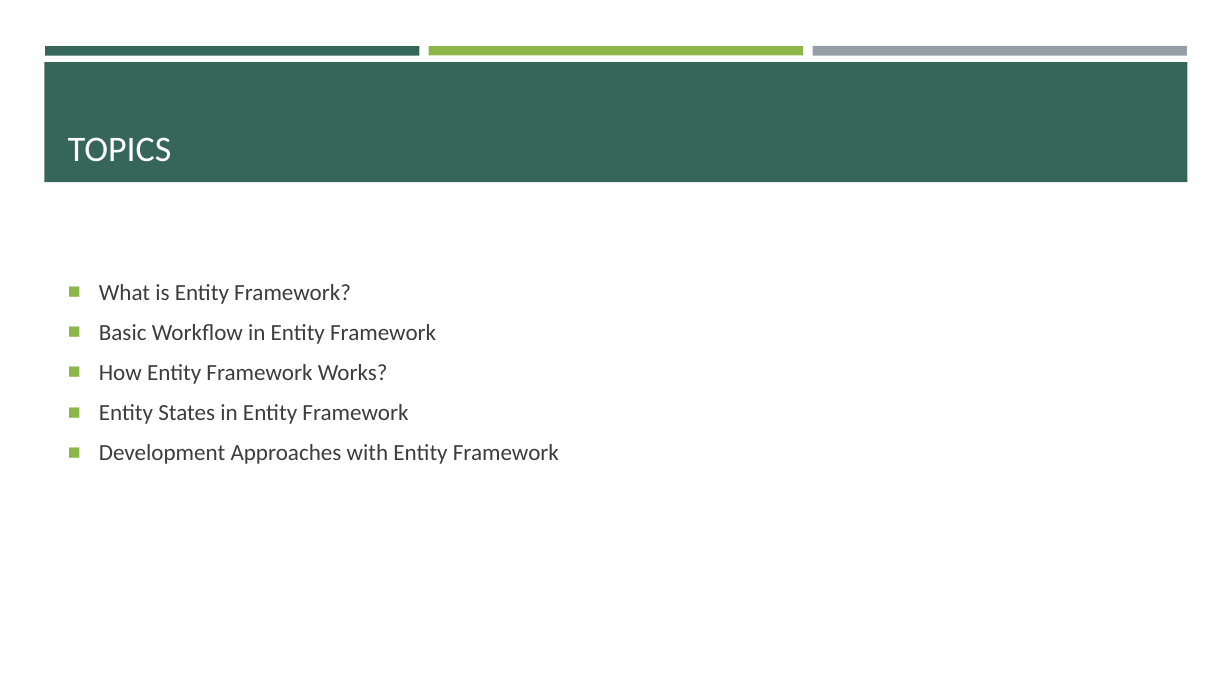
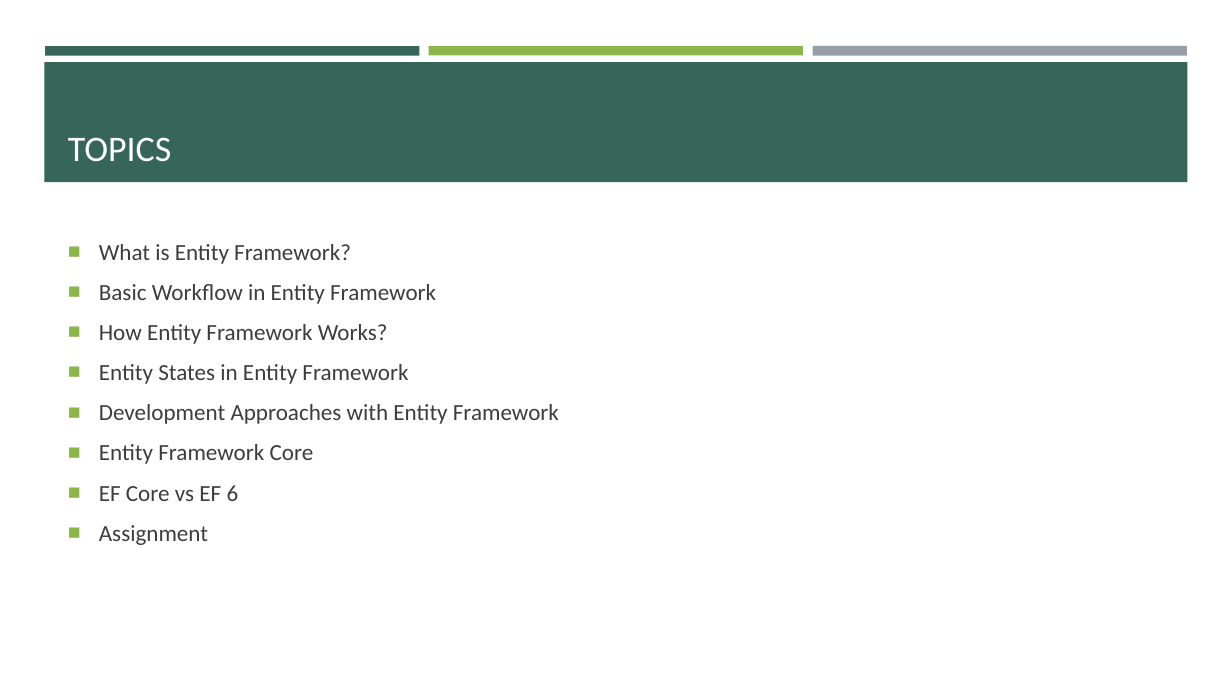
Before and after one commit to BunditSpace/Backend-Training, a slide deck: slide 2 of entity framework/Entity Framework.pptx. Drawn at 1232x693 pixels with LibreOffice and Linux fonts; fonts in the diff are those of the drawing. Boxes give left, top, right and bottom in pixels: in the first picture for what was removed or moved away, otherwise in the second. Text is boxed around its words. In the diff, an @@ line names an element or a change of style, - is before the commit and + after.

Commit message:
update entity framework content

```diff
--- a/entity framework/Entity Framework.pptx
+++ b/entity framework/Entity Framework.pptx
@@ text at (99, 444, 314, 545): paragraphs added @@
+■ Entity Framework Core
+■ EF Core vs EF 6
+■ Assignment
```
Also in this commit, not shown: 14 slides added, 1 slide removed, 12 other files.
